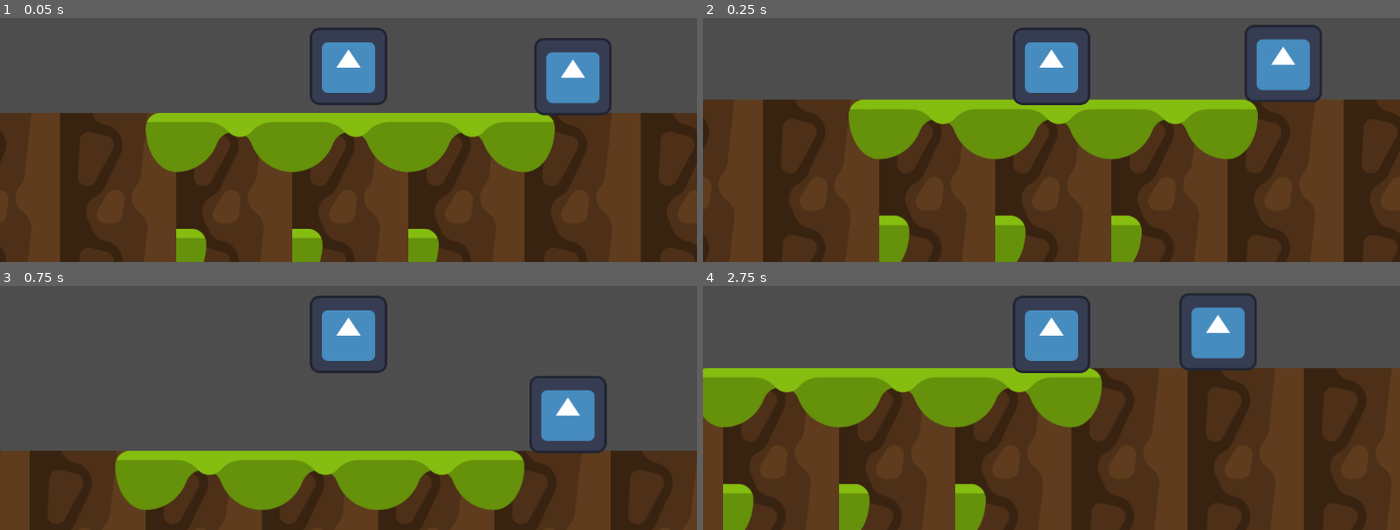
Above: before the commit, frames 1-4 (two rows, left to right).
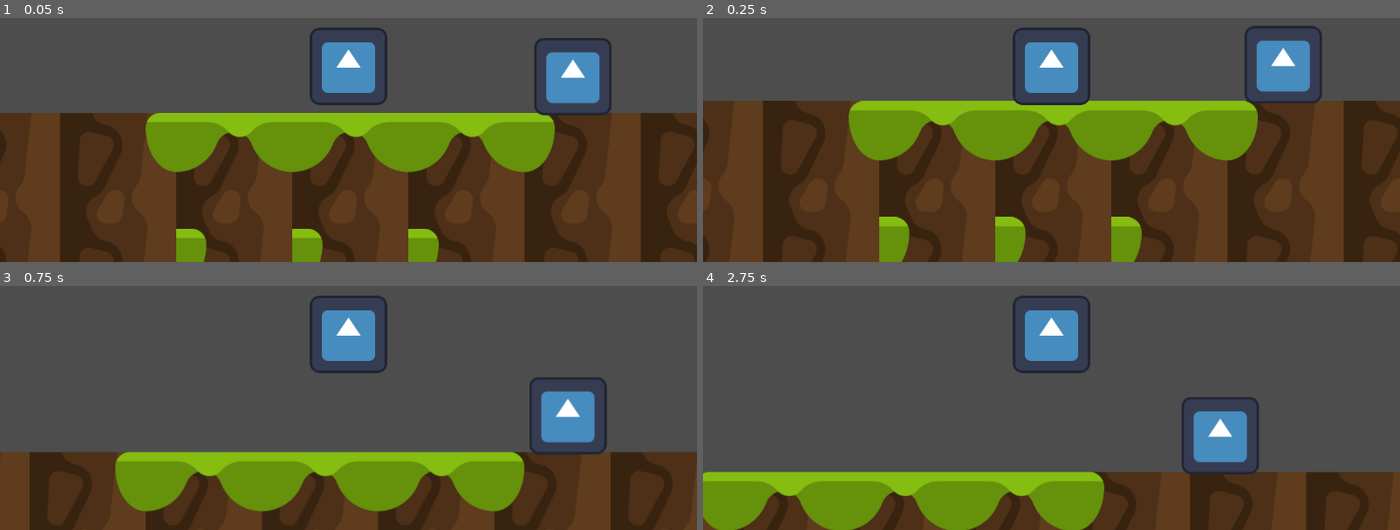
Above: after the commit, the same moments.

Repository: scuffedplus/crabGameCPT
Game: Godot game, scene res://new_scene.tscn
Two runs of this game, one before a commit and one after it. Both use one fixed random seed, a clock stepped at 60 frames per second and the inputs below. The engine's default icon, where the game draws it, is replaced by a stand-in: a white triangle on a blue panel in a dark square.
Inputs:
- Up to frame 1 (0.05 s): no input
- Up to frame 2 (0.25 s): no input
- Up to frame 3 (0.75 s): tap Enter (ui_accept) at 0.5 s; hold Right (ui_right) from 0.53 s (still down); hold X from 0.53 s (still down)
- Up to frame 4 (2.75 s): tap Enter (ui_accept) at 0.77, 0.8, 1.07, 1.35, 1.52, 1.82, 2.3 s; release X at 1.28 s; tap X at 1.55 s; release Right (ui_right) at 2.03 s; hold Left (ui_left) from 2.03 s (still down); hold X from 2.03 s (still down)

Frame 1 is identical in both runs. In frame 2, 1.7% of the frame differs, in the area x 0-100%, y 2-100%; in frame 3, 1.7%; in frame 4, 53%.

Commit message:
A lot of stuff
Ground pounding (Down+X midair)

Enemy detection

Player Death (3 health)

Diff:
--- a/Crab Game Godot/CharacterBodyMovement2D.gd
+++ b/Crab Game Godot/CharacterBodyMovement2D.gd
@@ -1,8 +1,17 @@
 extends CharacterBody2D
+
+var Midair
+
+const GPSpeed = -1000
+
+const MaxHP = 3
+var CurrentHP = 3
 
 const MaxWalkSpeed = 250
 const MaxRunSpeed = 600
-const Accel = 100
+var Accel = 100
+const GPAccel = 0
+const WalkAccel = 100
 #CHANGE FOR CHRISTOPHER'S THING TO WORK
 var Decel = 3
 const MinDecel = 3
@@ -16,16 +25,30 @@
 # Get the gravity from the project settings to be synced with RigidBody nodes.
 var gravity = ProjectSettings.get_setting("physics/2d/default_gravity")*2
 
+var Poundability = true
 
 func _physics_process(delta):
+
+	Midair = !is_on_floor()
 
 #JUMPING CODE
 	var HoldingMove = Input.is_action_pressed("ui_right") && Input.is_action_pressed("ui_left")
 
-	if not is_on_floor():
-		velocity.y += gravity * delta
+	if (Midair):
+		if (Poundability):
+			velocity.y += gravity * delta
+	else:
+		Poundability = true
+		Accel = WalkAccel
 
-	if Input.is_action_just_pressed("ui_accept") and is_on_floor():
+#ATTACKING LOGIC
+	if (Input.is_key_pressed(KEY_X)):
+		if (Input.is_action_pressed("ui_down")):
+			if (Midair && Poundability):
+				GroundPound()
+
+#JUMPING LOGIC
+	if (Input.is_action_just_pressed("ui_accept") and is_on_floor()):
 		velocity.y = JUMP_VELOCITY
 
 #LEFT AND RIGHT ACCELLERATION CODE
@@ -75,3 +98,23 @@
 				Decel = Decel * DecelMultiplier
 
 	move_and_slide()
+
+func GroundPound():
+	Poundability = false
+	velocity.y = 0
+	velocity.x = 0
+	Accel = GPAccel
+	await get_tree().create_timer(0.25).timeout
+	velocity.y -= GPSpeed
+
+func die():
+	print("You Died")
+	emit_signal("PlayerDied")
+	queue_free()
+
+
+func _on_enemy_detection_area_entered(area):
+	CurrentHP -= 1
+	print("Youch!!!")
+	if (CurrentHP == 0):
+		die()
--- /dev/null
+++ b/Crab Game Godot/Elevator.gd
@@ -0,0 +1,14 @@
+extends AnimatableBody2D
+var i = 0
+const ElevatorDelay = 300
+var Speed = 30
+
+# Called when the node enters the scene tree for the first time.
+func _ready():
+	pass
+
+# Called every frame. 'delta' is the elapsed time since the previous frame.
+func _process(delta):
+	i += 1
+	if (i >= ElevatorDelay):
+		Speed = -Speed
--- /dev/null
+++ b/Crab Game Godot/EnemyHitbox.gd
@@ -0,0 +1,15 @@
+extends Area2D
+var Health = 3
+
+# Called when the node enters the scene tree for the first time.
+func _ready():
+	pass # Replace with function body.
+
+
+# Called every frame. 'delta' is the elapsed time since the previous frame.
+func _process(delta):
+	if (Health <= 0):
+		die()
+
+func die():
+	queue_free()
--- a/Crab Game Godot/new_scene.tscn
+++ b/Crab Game Godot/new_scene.tscn
@@ -1,9 +1,10 @@
-[gd_scene load_steps=11 format=3 uid="uid://b7ba3g73jo8y2"]
+[gd_scene load_steps=15 format=3 uid="uid://b7ba3g73jo8y2"]
 
 [ext_resource type="Texture2D" uid="uid://vod05aw7217s" path="res://Tileset (2).png" id="1_srdt6"]
 [ext_resource type="Script" path="res://CharacterBodyMovement2D.gd" id="2_5ndbo"]
 [ext_resource type="Texture2D" uid="uid://bubvyh6myossl" path="res://icon.svg" id="2_bfvet"]
 [ext_resource type="Script" path="res://enemy.gd" id="3_50qc6"]
+[ext_resource type="Script" path="res://Elevator.gd" id="5_xp72s"]
 
 [sub_resource type="CompressedTexture2D" id="CompressedTexture2D_2lug6"]
 
@@ -59,9 +60,10 @@
 sources/0 = SubResource("TileSetAtlasSource_i7ey5")
 sources/1 = SubResource("TileSetAtlasSource_6nwfv")
 
-[sub_resource type="CapsuleShape2D" id="CapsuleShape2D_kakx3"]
-radius = 61.0
-height = 124.0
+[sub_resource type="RectangleShape2D" id="RectangleShape2D_6fwq0"]
+size = Vector2(128, 127)
+
+[sub_resource type="RectangleShape2D" id="RectangleShape2D_weufc"]
 
 [sub_resource type="SpriteFrames" id="SpriteFrames_gsr0c"]
 animations = [{
@@ -73,6 +75,13 @@
 "name": &"default",
 "speed": 5.0
 }]
+
+[sub_resource type="CapsuleShape2D" id="CapsuleShape2D_kakx3"]
+radius = 92.0
+height = 184.0
+
+[sub_resource type="RectangleShape2D" id="RectangleShape2D_gqny5"]
+size = Vector2(26.4635, 20)
 
 [node name="NewScene" type="Node2D"]
 
@@ -106,8 +115,18 @@
 texture = ExtResource("2_bfvet")
 
 [node name="CollisionShape2D" type="CollisionShape2D" parent="Character/CharacterBody2D"]
-position = Vector2(2, -1)
-shape = SubResource("CapsuleShape2D_kakx3")
+position = Vector2(0, -0.5)
+shape = SubResource("RectangleShape2D_6fwq0")
+
+[node name="EnemyDetection" type="Area2D" parent="Character/CharacterBody2D"]
+collision_layer = 2
+collision_mask = 2
+monitorable = false
+
+[node name="CollisionShape2D" type="CollisionShape2D" parent="Character/CharacterBody2D/EnemyDetection"]
+rotation = -3.14159
+scale = Vector2(6.65429, -6.56945)
+shape = SubResource("RectangleShape2D_weufc")
 
 [node name="Enemies" type="Node2D" parent="."]
 
@@ -116,32 +135,35 @@
 sprite_frames = SubResource("SpriteFrames_gsr0c")
 script = ExtResource("3_50qc6")
 
-[node name="CharacterBody2D" type="CharacterBody2D" parent="Enemies/1"]
+[node name="Area2D" type="Area2D" parent="Enemies/1"]
+collision_layer = 2
+collision_mask = 2
+monitoring = false
 
-[node name="CollisionShape2D" type="CollisionShape2D" parent="Enemies/1/CharacterBody2D"]
+[node name="CollisionShape2D" type="CollisionShape2D" parent="Enemies/1/Area2D"]
+light_mask = 2
+visibility_layer = 2
 position = Vector2(-1, 1)
-shape = SubResource("CapsuleShape2D_kakx3")
-
-[node name="2" type="AnimatedSprite2D" parent="Enemies"]
-position = Vector2(1258, -447)
-sprite_frames = SubResource("SpriteFrames_gsr0c")
-script = ExtResource("3_50qc6")
-
-[node name="CharacterBody2D" type="CharacterBody2D" parent="Enemies/2"]
-
-[node name="CollisionShape2D" type="CollisionShape2D" parent="Enemies/2/CharacterBody2D"]
-position = Vector2(-1, 1)
-shape = SubResource("CapsuleShape2D_kakx3")
-
-[node name="3" type="AnimatedSprite2D" parent="Enemies"]
-position = Vector2(-528, -445)
-sprite_frames = SubResource("SpriteFrames_gsr0c")
-script = ExtResource("3_50qc6")
-
-[node name="CharacterBody2D" type="CharacterBody2D" parent="Enemies/3"]
-
-[node name="CollisionShape2D" type="CollisionShape2D" parent="Enemies/3/CharacterBody2D"]
-position = Vector2(-1, 1)
+scale = Vector2(0.720561, 0.720561)
 shape = SubResource("CapsuleShape2D_kakx3")
 
 [node name="CRNABFOWBDFHOABW" type="Node2D" parent="."]
+
+[node name="MovingEnvironment" type="Node2D" parent="."]
+
+[node name="Elevator" type="AnimatableBody2D" parent="MovingEnvironment"]
+script = ExtResource("5_xp72s")
+
+[node name="CollisionShape2D" type="CollisionShape2D" parent="MovingEnvironment/Elevator"]
+position = Vector2(1638.55, -404)
+scale = Vector2(10.6903, -2.95981)
+shape = SubResource("RectangleShape2D_gqny5")
+
+[node name="AnimationPlayer" type="AnimationPlayer" parent="MovingEnvironment/Elevator"]
+
+[node name="Sprite2D" type="Sprite2D" parent="MovingEnvironment/Elevator/AnimationPlayer"]
+position = Vector2(1639.96, -405)
+scale = Vector2(2.21943, 0.46875)
+texture = ExtResource("2_bfvet")
+
+[connection signal="area_entered" from="Character/CharacterBody2D/EnemyDetection" to="Character/CharacterBody2D" method="_on_enemy_detection_area_entered"]
--- /dev/null
+++ b/Crab Game Godot/player_variables.gd
@@ -0,0 +1,11 @@
+extends Node
+
+
+# Called when the node enters the scene tree for the first time.
+func _ready():
+	pass
+
+
+# Called every frame. 'delta' is the elapsed time since the previous frame.
+func _process(delta):
+	pass
--- a/Crab Game Godot/project.godot
+++ b/Crab Game Godot/project.godot
@@ -14,3 +14,11 @@
 run/main_scene="res://new_scene.tscn"
 config/features=PackedStringArray("4.2", "Forward Plus")
 config/icon="res://icon.svg"
+
+[autoload]
+
+PlayerVariables="*res://player_variables.gd"
+
+[layer_names]
+
+2d_physics/layer_2="HURTABLES"
